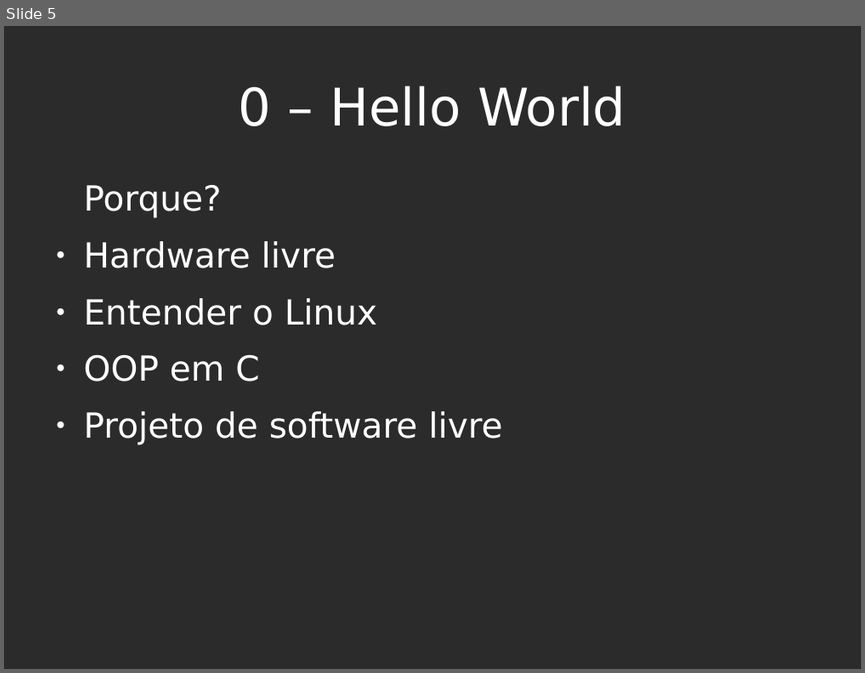
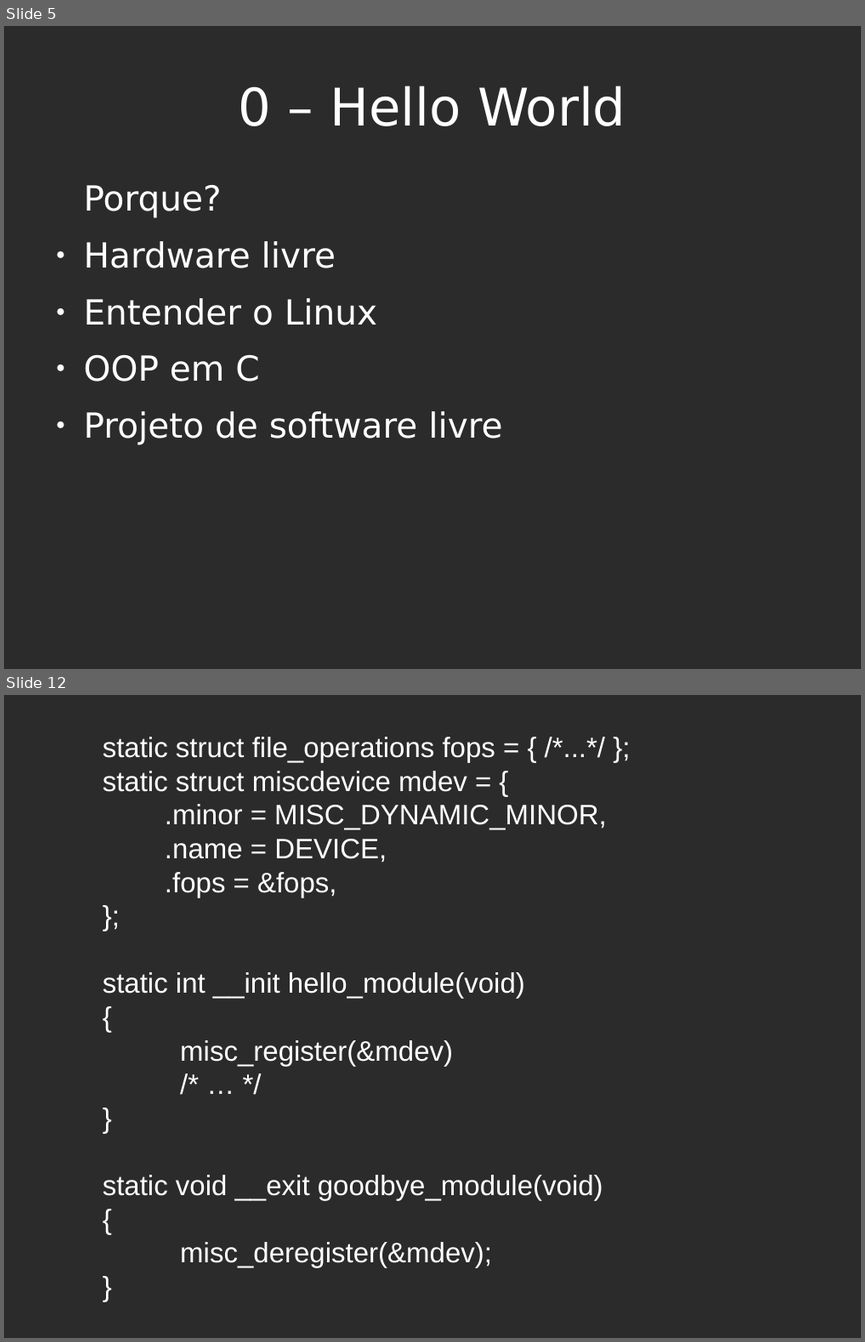
Before and after one commit to diegor2/primoduke, a slide deck: slides.odp. Shown one above the other, each under a label of ours: slide 5 before the commit, slides 5 and 12 after it; the slides between them are not shown. The pictures are 865x673 and 865x1342 pixels, drawn with LibreOffice and Linux fonts; fonts in the diff are those of the drawing; background and template pictures are left out; a plain dark background stands for a picture behind light text. Boxes give left, top, right and bottom in pixels: in the first picture for what was removed or moved away, otherwise in the second. Text is boxed around its words. In the diff, an @@ line names an element or a change of style, - is before the commit and + after.

```diff
--- a/slides.odp
+++ b/slides.odp
@@ slide 12 added at [4,695,861,1338], background picture (left out) @@
@@ subtitle added at [103,737,607,1268], 26 pt, text #FFFFFF @@
+static struct file_operations fops = { /*...*/ };
+static struct miscdevice mdev = {
+.minor = MISC_DYNAMIC_MINOR,
+.name = DEVICE,
+.fops = &fops,
+};
+static int __init hello_module(void)
+{
+misc_register(&mdev)
+/* … */
+}
+static void __exit goodbye_module(void)
+{
+misc_deregister(&mdev);
+}
```
Also in this commit, not shown: 5 slides changed, 6 other slides added, 1 slide removed.
